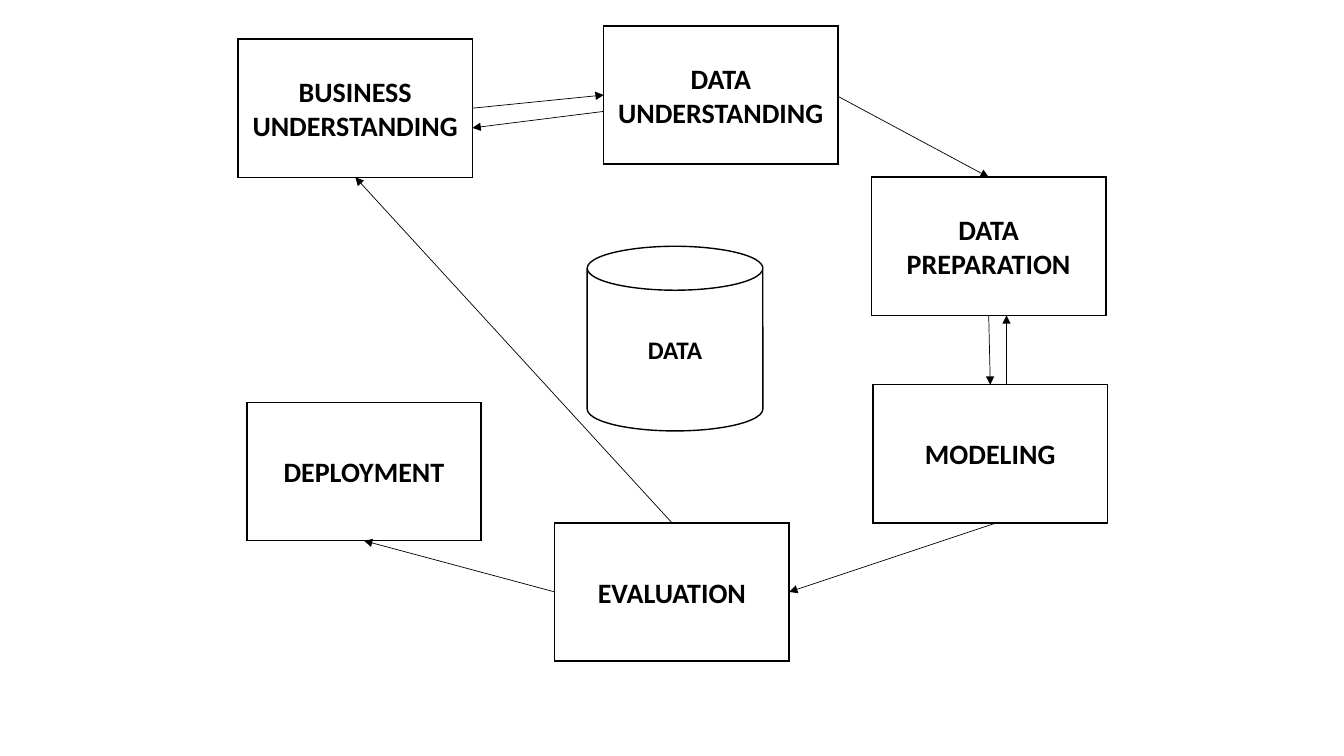
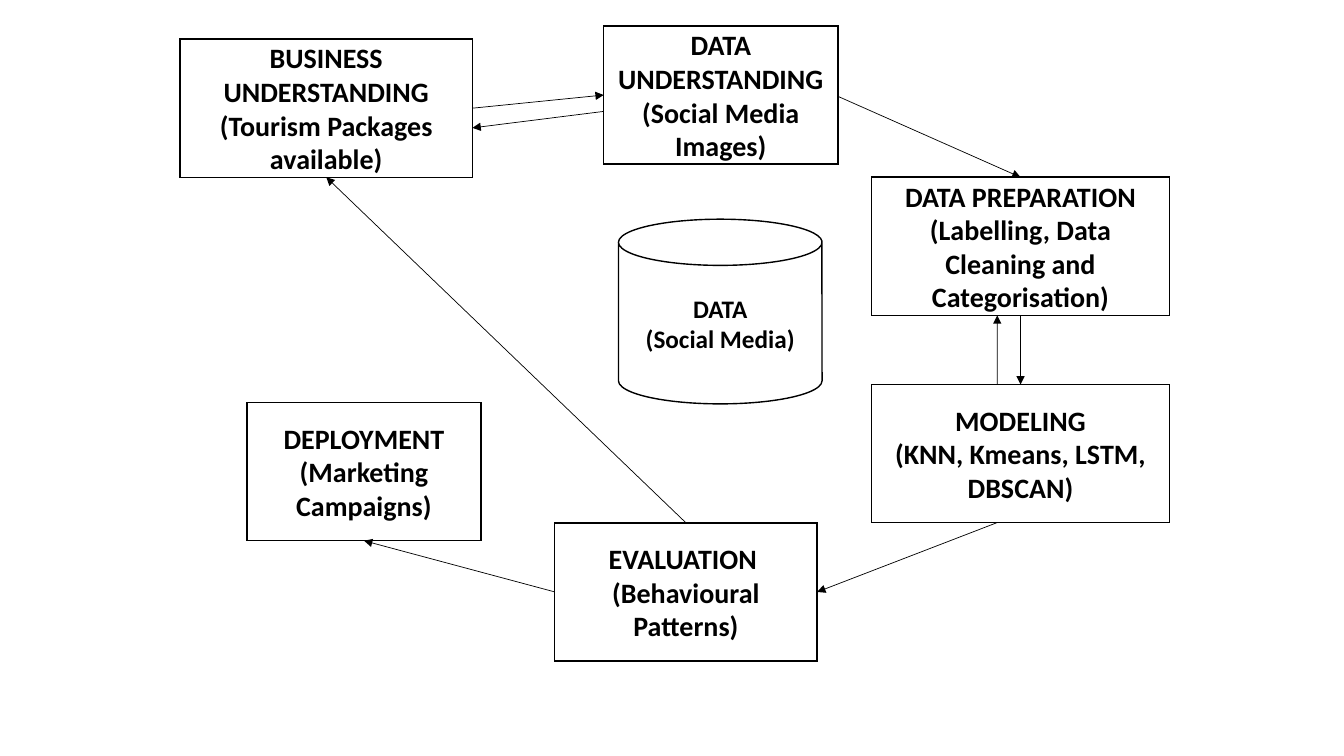
Before and after one commit to AniketBhawkar/Thesis, a slide deck: slide 1 of x17170885/Report/crisp-dm.odp. Drawn at 1344x756 pixels with LibreOffice and Linux fonts; fonts in the diff are those of the drawing. Boxes give left, top, right and bottom in pixels: in the first picture for what was removed or moved away, otherwise in the second. Text is boxed around its words. In the diff, an @@ line names an element or a change of style, - is before the commit and + after.

Commit message:
Report and images updated

```diff
--- a/x17170885/Report/crisp-dm.odp
+++ b/x17170885/Report/crisp-dm.odp
@@ freeform shape "BUSINESS UNDERSTANDING": place and size @@
-freeform shape "BUSINESS UNDERSTANDING" at <box>238,39,472,177</box>
+freeform shape "BUSINESS UNDERSTANDING" at <box>180,39,473,177</box>
@@ text in freeform shape at <box>220,115,432,173</box>: paragraph added @@
+(Tourism Packages available)
@@ text in freeform shape at <box>642,102,799,161</box>: paragraph added @@
+(Social Media Images)
@@ arrow moved from (838, 97) - (989, 177) to (838, 97) - (1020, 177) @@
@@ arrow moved from (673, 523) - (355, 177) to (687, 523) - (327, 177) @@
@@ freeform shape "DATA PREPARATION": place and size @@
-freeform shape "DATA PREPARATION" at <box>872,177,1106,316</box>
+freeform shape "DATA PREPARATION" at <box>872,177,1171,316</box>
@@ freeform shape "DATA": place and size @@
-freeform shape "DATA" at <box>588,246,763,431</box>
+freeform shape "DATA" at <box>619,219,823,403</box>
@@ text in freeform shape at <box>930,219,1111,312</box>: paragraph added @@
+(Labelling, Data Cleaning and Categorisation)
@@ text in freeform shape at <box>646,329,795,352</box>: paragraph added @@
+(Social Media)
@@ arrow moved from (1006, 384) - (1007, 316) to (997, 384) - (997, 316) @@
@@ arrow moved from (989, 316) - (990, 385) to (1020, 316) - (1020, 384) @@
@@ freeform shape "MODELING": place and size @@
-freeform shape "MODELING" at <box>873,385,1107,523</box>
+freeform shape "MODELING" at <box>872,384,1171,522</box>
@@ text in freeform shape at <box>895,443,1145,502</box>: paragraph added @@
+(KNN, Kmeans, LSTM, DBSCAN)
@@ text in freeform shape at <box>296,461,431,521</box>: paragraph added @@
+(Marketing Campaigns)
@@ freeform shape "EVALUATION": place and size @@
-freeform shape "EVALUATION" at <box>555,523,788,661</box>
+freeform shape "EVALUATION" at <box>555,523,817,661</box>
@@ arrow moved from (997, 522) - (789, 592) to (997, 522) - (818, 592) @@
@@ text in freeform shape at <box>612,582,759,640</box>: paragraph added @@
+(Behavioural Patterns)
```
Also in this commit, not shown: 11 other files.
